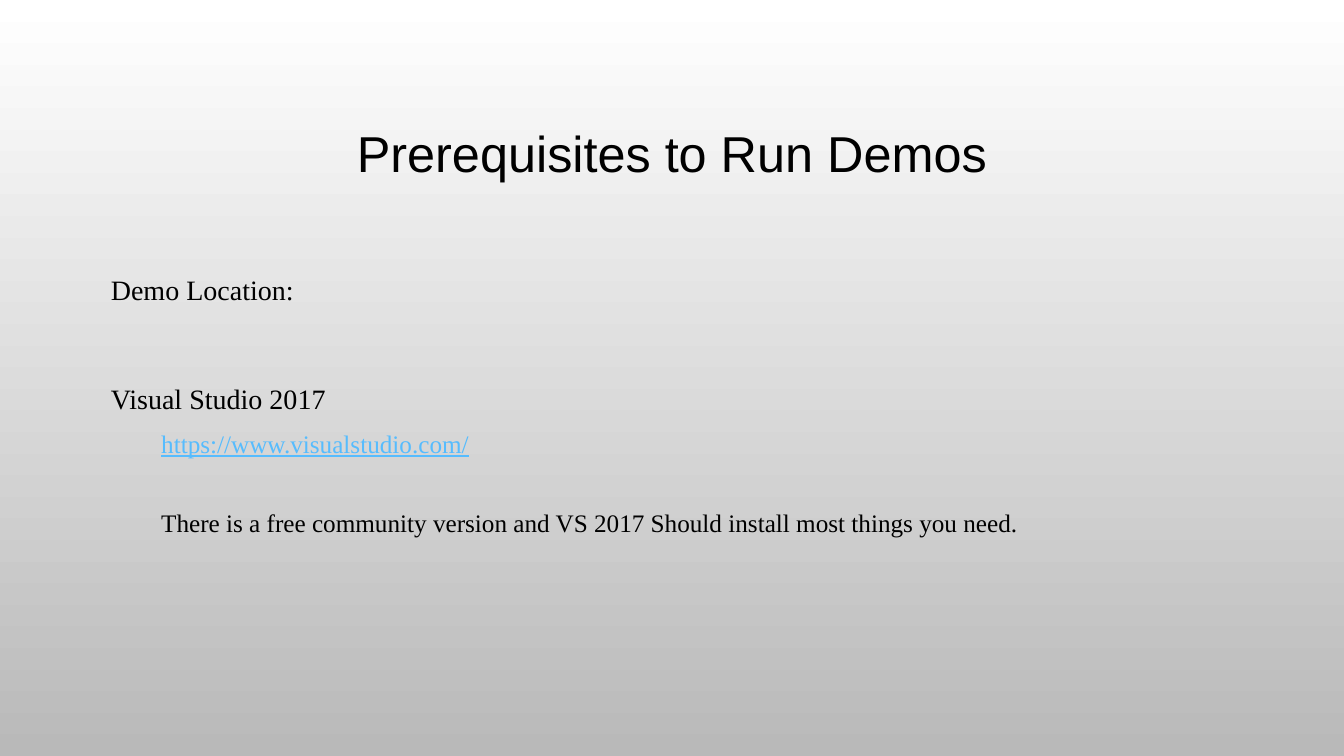
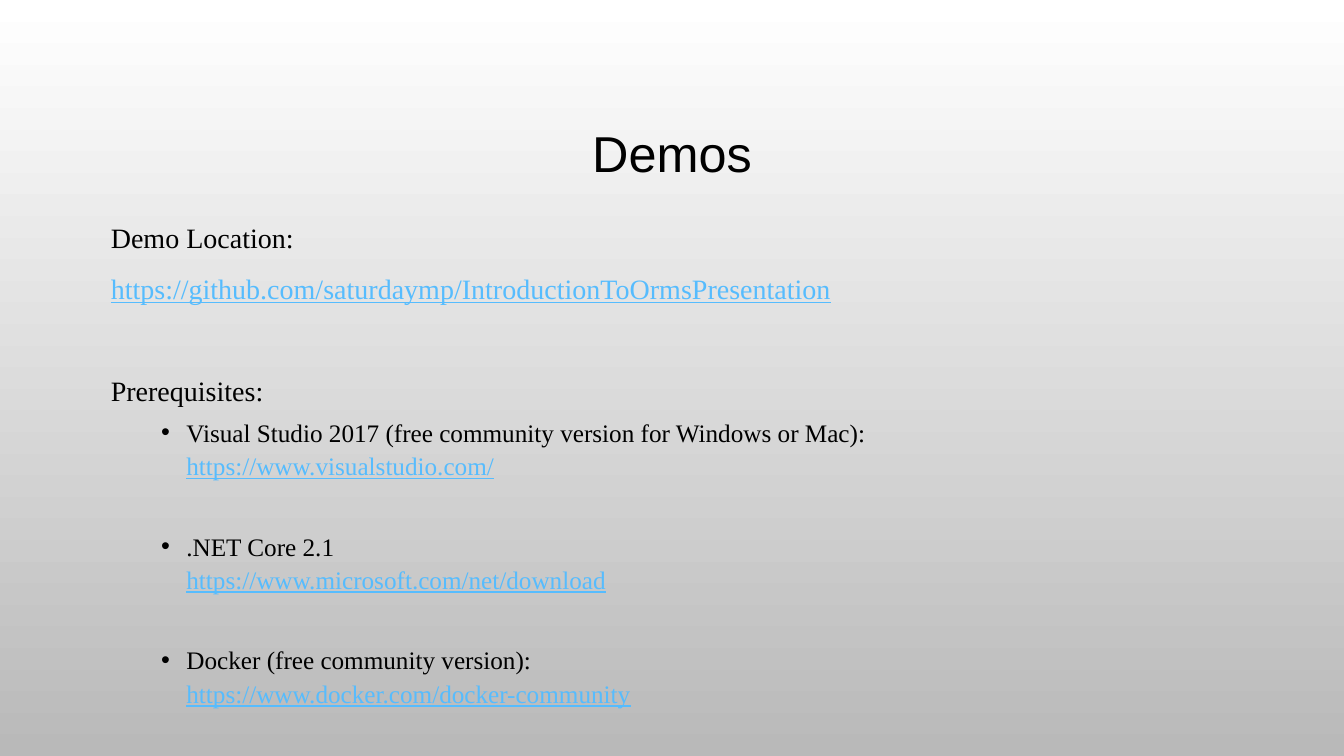
Before and after one commit to saturdaymp-examples/IntroductionToOrmsPresentation, a slide deck: slide 2 of Slides/Introduction to ORMs.pptx. Drawn at 1344x756 pixels with LibreOffice and Linux fonts; fonts in the diff are those of the drawing; background and template pictures are left out. Boxes give left, top, right and bottom in pixels: in the first picture for what was removed or moved away, otherwise in the second. Text is boxed around its words. In the diff, an @@ line names an element or a change of style, - is before the commit and + after.

Commit message:
Updates to the slides and added PDF.

```diff
--- a/Slides/Introduction to ORMs.pptx
+++ b/Slides/Introduction to ORMs.pptx
@@ title at bbox=[592, 137, 752, 173]: text changed @@
-Prerequisites to Run Demos
+Demos
@@ text "Demo Location:": place and size @@
-text "Demo Location:" at bbox=[111, 281, 1017, 538]
+text "Demo Location:" at bbox=[111, 229, 865, 675]
@@ text at bbox=[111, 229, 293, 249]: line spacing 1.2 to 1.1 @@
@@ text at bbox=[111, 279, 865, 675]: text changed; text colour #000000 to #56BCFE @@
-Visual Studio 2017
-  https://www.visualstudio.com/
-  There is a free community version and VS 2017 Should install most things you need.
+https://github.com/saturdaymp/IntroductionToOrmsPresentation
+Prerequisites:
+  • Visual Studio 2017 (free community version for Windows or Mac):
+    https://www.visualstudio.com/
+  • .NET Core 2.1
+    https://www.microsoft.com/net/download
+  • Docker (free community version):
+    https://www.docker.com/docker-community
```
Also in this commit, not shown: 3 other slides changed, 1 slide added, 1 other file.
